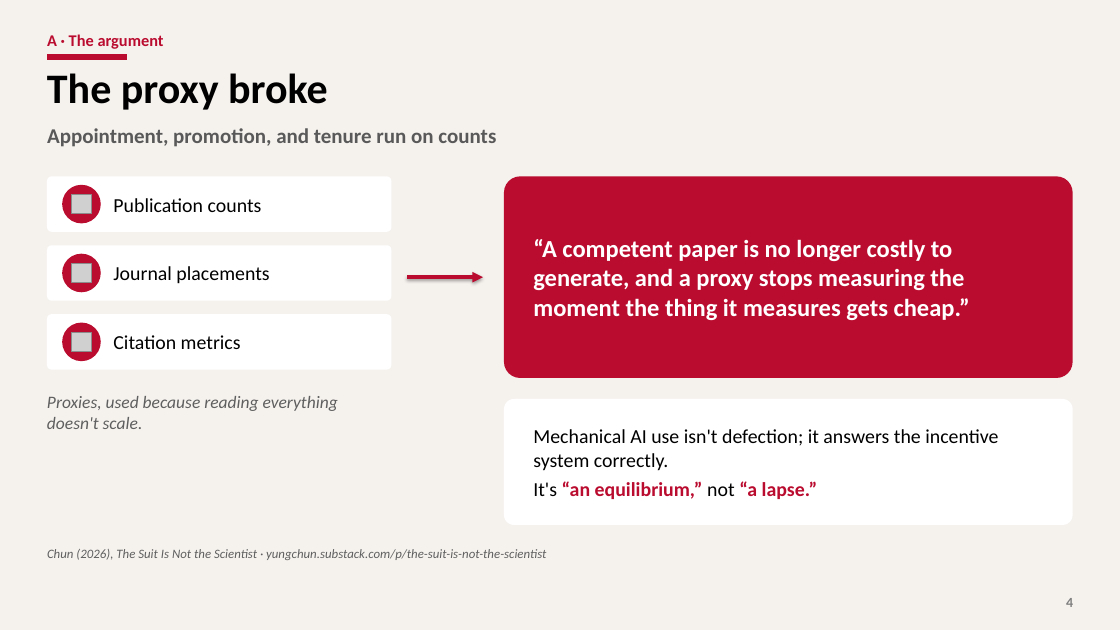
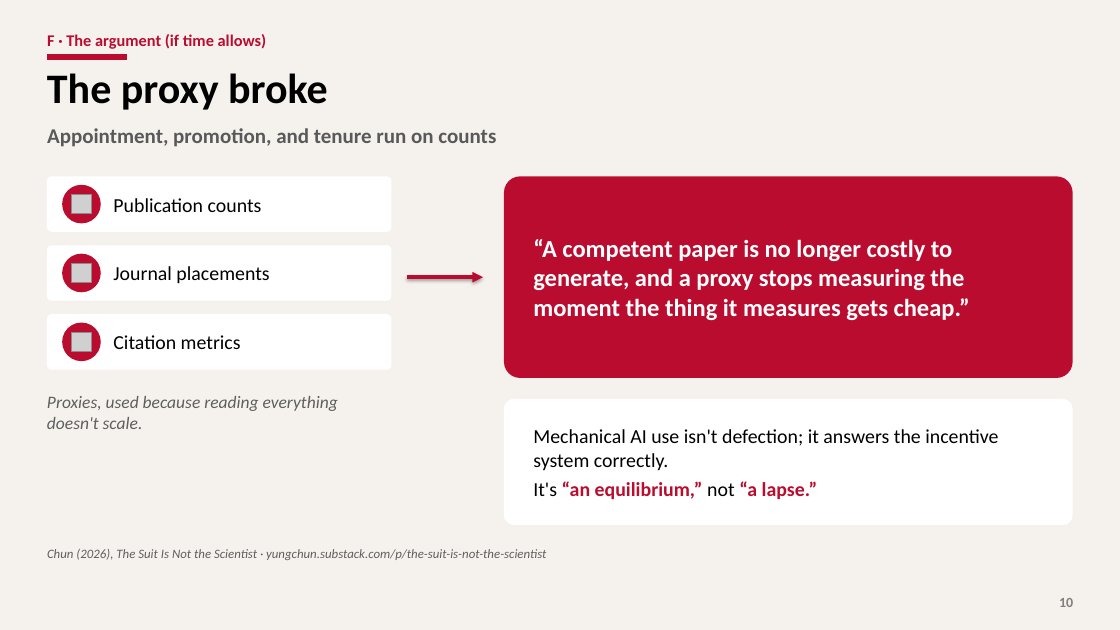
Before and after one commit to YungChun0303/ai_workshop_edu, a slide deck: slide 10 of part4_ethics/slides/part4_ethics.pptx (slide 4 before the commit). Drawn at 1120x630 pixels with LibreOffice and Linux fonts; fonts in the diff are those of the drawing; grey boxes stand for pictures; background and template pictures are left out. Boxes give left, top, right and bottom in pixels: in the first picture for what was removed or moved away, otherwise in the second. Text is boxed around its words. In the diff, an @@ line names an element or a change of style, - is before the commit and + after.

```diff
--- a/part4_ethics/slides/part4_ethics.pptx
+++ b/part4_ethics/slides/part4_ethics.pptx
@@ text at [47,34,267,49]: text changed @@
-A · The argument
+F · The argument (if time allows)
@@ page number at [1059,598,1073,607]: text changed @@
-4
+10
```
Also in this commit, not shown: 10 other slides changed, 1 other file.
